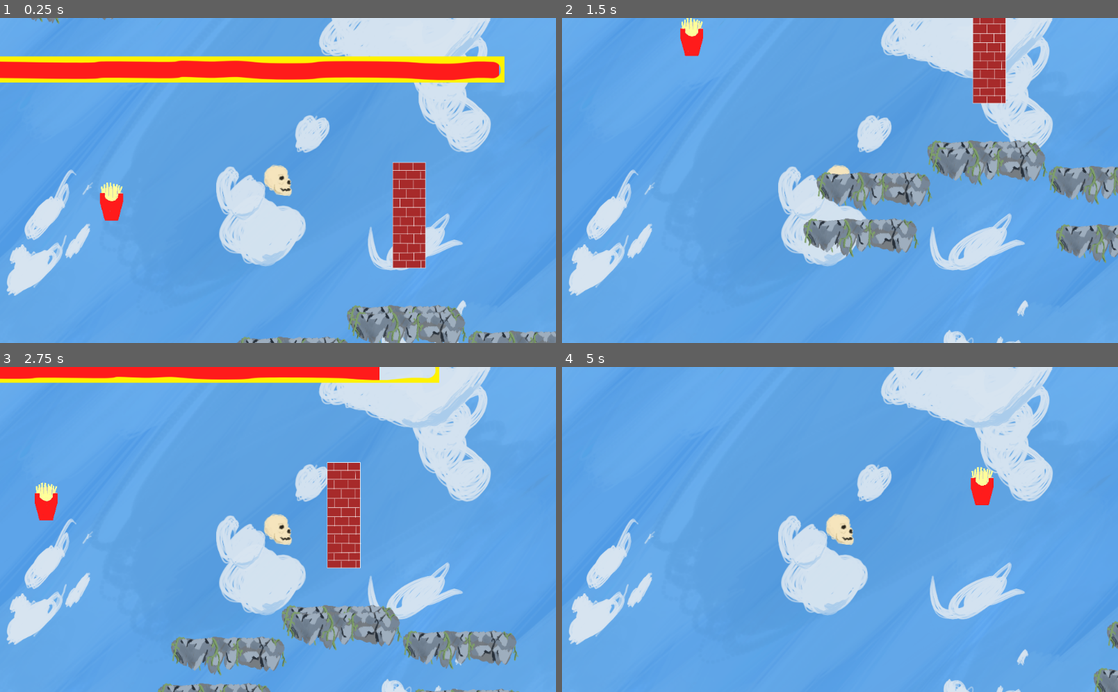
Above: before the commit, frames 1-4 (two rows, left to right).
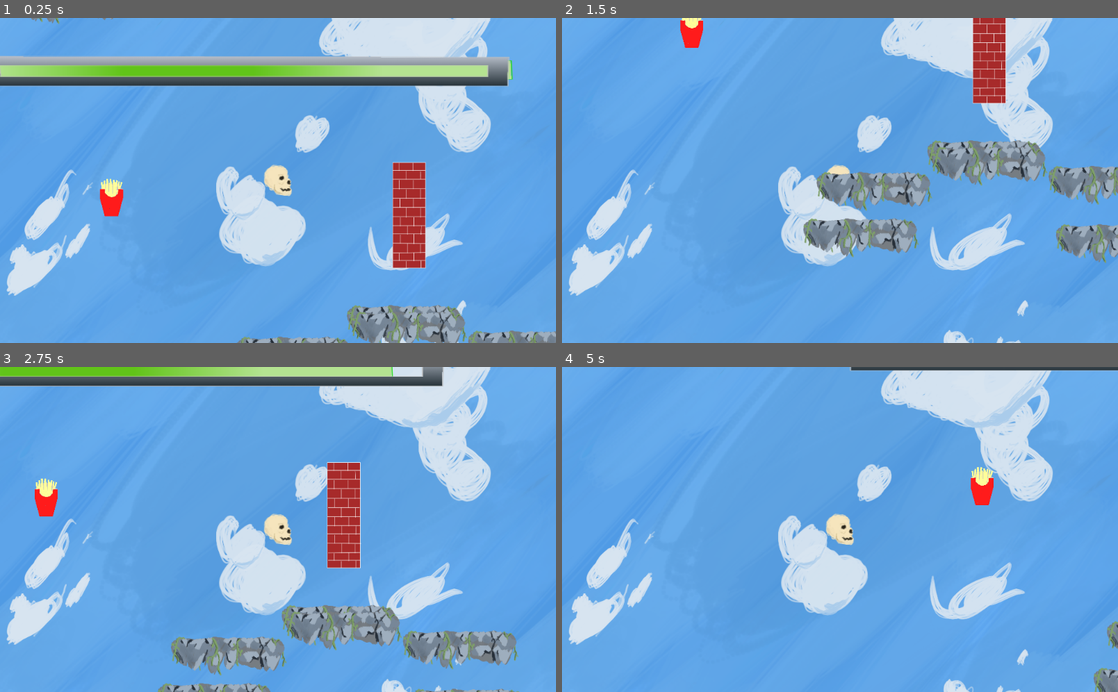
Above: after the commit, the same moments.

Repository: 4X3L/sky-high
Game: Godot game, scene res://Game.tscn
The game is run twice, just before and just after one commit, with the same random seed, the same clock (stepped at 60 frames per second) and the same inputs.
Inputs (mouse positions are in pixels of both pictures, inside the frame that each line leads up to):
- Up to frame 1 (0.25 s): no input
- Up to frame 2 (1.5 s): move the mouse to (962, 164) at 0.52 s; press the mouse at (962, 164) at 0.53 s; move the mouse to (728, 196) at 1.27 s; release the mouse at (728, 196) at 1.28 s; click (728, 196) at 1.35 s
- Up to frame 3 (2.75 s): move the mouse to (333, 458) at 2.02 s; press the mouse at (333, 458) at 2.03 s
- Up to frame 4 (5 s): move the mouse to (812, 594) at 2.77 s; release the mouse at (812, 594) at 2.78 s; click (812, 594) at 2.85 s; move the mouse to (1006, 578) at 3.52 s; press the mouse at (1006, 578) at 3.53 s; move the mouse to (673, 480) at 4.27 s; release the mouse at (673, 480) at 4.28 s; click (673, 480) at 4.35 s

The runs differ from the first frame. In frame 1, 8.8% of the frame differs, in the area x 0-93%, y 11-63%; in frame 2, 0.3%; in frame 3, 4.8%; in frame 4, 0.6%.

Commit message:
Removed my testing scenes, and now the french fries move up and down

Diff:
--- a/Fries.gd
+++ b/Fries.gd
@@ -2,8 +2,11 @@
 
 
 # Declare member variables here. Examples:
-# var a = 2
-# var b = "text"
+var yVelocity = 30
+var yDirection = -1
+var num_frames = 0
+var time_one_direction = 0
+var switch_time = .5
 
 #export var PlayerNode : KinematicBody2D
 
@@ -22,7 +25,10 @@
 
 
 
-
 # Called every frame. 'delta' is the elapsed time since the previous frame.
-#func _process(delta):
-#	pass
+func _process(delta):
+	position[1] = position[1] + (yDirection * yVelocity * delta)
+	time_one_direction += delta
+	if time_one_direction > switch_time:
+		yDirection *= -1
+		time_one_direction = 0
--- /dev/null
+++ b/FriesGen.gd
@@ -0,0 +1,36 @@
+extends Node2D
+# TODO
+
+# Declare member variables here. Examples:
+# var a = 2
+# var b = "text"
+export var yPlayer : float = 0.0
+var potatoScn = load("res://Potat.tscn")
+var potatoList = []
+var minBounds = 0
+var maxBounds = 0
+var spawnDist = 800
+var spawnPerRange = 5
+var rng = RandomNumberGenerator.new()
+# Called when the node enters the scene tree for the first time.
+func _ready():
+	pass # Replace with function body.
+
+func spawnInRange(ub, lb):
+	for _i in range(0,spawnPerRange):
+		var newPlat = potatoScn.instance()
+		var viewWidth = get_viewport().size.x
+		newPlat.position[0] = rng.randf_range(0, viewWidth)
+		newPlat.position[1] = rng.randf_range(lb, ub)
+		newPlat.add_to_group("Platforms")
+		potatoList.append(newPlat)
+		add_child_below_node(get_tree().get_root(), newPlat)
+
+# Called every frame. 'delta' is the elapsed time since the previous frame.
+func _process(_delta):
+	while abs(minBounds - yPlayer) < spawnDist:
+		spawnInRange(minBounds, minBounds-spawnDist)
+		minBounds -= spawnDist
+	while abs(maxBounds - yPlayer) < spawnDist:
+		spawnInRange(maxBounds + spawnDist, maxBounds)
+		maxBounds += spawnDist
--- /dev/null
+++ b/FriesGen.tscn
@@ -0,0 +1,6 @@
+[gd_scene load_steps=2 format=2]
+
+[ext_resource path="res://FriesGen.gd" type="Script" id=1]
+
+[node name="FriesGen" type="Node2D"]
+script = ExtResource( 1 )
--- a/HealthBar.tscn
+++ b/HealthBar.tscn
@@ -1,18 +1,20 @@
 [gd_scene load_steps=4 format=2]
 
 [ext_resource path="res://HealthBar.gd" type="Script" id=1]
-[ext_resource path="res://inner_bar_temp.png" type="Texture" id=2]
-[ext_resource path="res://outer_bar_temp.png" type="Texture" id=3]
+[ext_resource path="res://health_bar_outer.png" type="Texture" id=2]
+[ext_resource path="res://health_bar_innerpng.png" type="Texture" id=3]
 
 [node name="HealthBar" type="Node2D"]
 script = ExtResource( 1 )
 
 [node name="Inner" type="Sprite" parent="."]
-scale = Vector2( 0.5, 0.5 )
-texture = ExtResource( 2 )
+position = Vector2( -26, -14 )
+scale = Vector2( 1.08225, 0.621739 )
+texture = ExtResource( 3 )
 centered = false
 
 [node name="Outer" type="Sprite" parent="."]
-scale = Vector2( 0.5, 0.5 )
-texture = ExtResource( 3 )
+position = Vector2( -47, -15 )
+scale = Vector2( 1.03916, 0.505882 )
+texture = ExtResource( 2 )
 centered = false
--- /dev/null
+++ b/PotatsGen.tscn
@@ -0,0 +1,6 @@
+[gd_scene load_steps=2 format=2]
+
+[ext_resource path="res://FriesGen.gd" type="Script" id=1]
+
+[node name="PotatsGen" type="Node2D"]
+script = ExtResource( 1 )
--- a/PowerUp.gd
+++ /dev/null
@@ -1,35 +0,0 @@
-extends Node2D
-
-
-# Declare member variables here. Examples:
-# var a = 2
-# var b = "text"
-
-# var xVelocity = 20
-var yVelocity = 10
-var yDirection = -1
-var num_frames = 0
-var time_one_direction = 0
-var switch_time = .5
-
-# Called when the node enters the scene tree for the first time.
-func _ready():
-	pass # Replace with function body.
-
-
-# Called every frame. 'delta' is the elapsed time since the previous frame.
-func _process(delta):
-	position[1] = position[1] + (yDirection * yVelocity * delta)
-	time_one_direction += delta
-	if time_one_direction > switch_time:
-		yDirection *= -1
-		time_one_direction = 0
-
-
-
-	#num_frames += 1
-	#if num_frames == 50:
-	#	yDirection = 1
-	#elif num_frames == 100:
-	#	yDirection = -1
-	#	num_frames = 0
--- a/PowerUp.tscn
+++ /dev/null
@@ -1,12 +0,0 @@
-[gd_scene load_steps=3 format=2]
-
-[ext_resource path="res://PowerUp.gd" type="Script" id=1]
-[ext_resource path="res://french_fries.png" type="Texture" id=2]
-
-[node name="Node2D" type="Node2D"]
-script = ExtResource( 1 )
-
-[node name="Sprite" type="Sprite" parent="."]
-position = Vector2( 170.3, 313.346 )
-scale = Vector2( 0.102589, 0.0796749 )
-texture = ExtResource( 2 )
--- a/TestingBackground.gd
+++ /dev/null
@@ -1,16 +0,0 @@
-extends Node2D
-
-
-# Declare member variables here. Examples:
-# var a = 2
-# var b = "text"
-
-
-# Called when the node enters the scene tree for the first time.
-func _ready():
-	pass # Replace with function body.
-
-
-# Called every frame. 'delta' is the elapsed time since the previous frame.
-#func _process(delta):
-#	pass
--- a/TestingBackground.tscn
+++ /dev/null
@@ -1,12 +0,0 @@
-[gd_scene load_steps=4 format=2]
-
-[ext_resource path="res://Background.tscn" type="PackedScene" id=1]
-[ext_resource path="res://PowerUp.tscn" type="PackedScene" id=2]
-[ext_resource path="res://TestingBackground.gd" type="Script" id=3]
-
-[node name="Node2D" type="Node2D"]
-script = ExtResource( 3 )
-
-[node name="Background" parent="." instance=ExtResource( 1 )]
-
-[node name="Fries" parent="." instance=ExtResource( 2 )]
